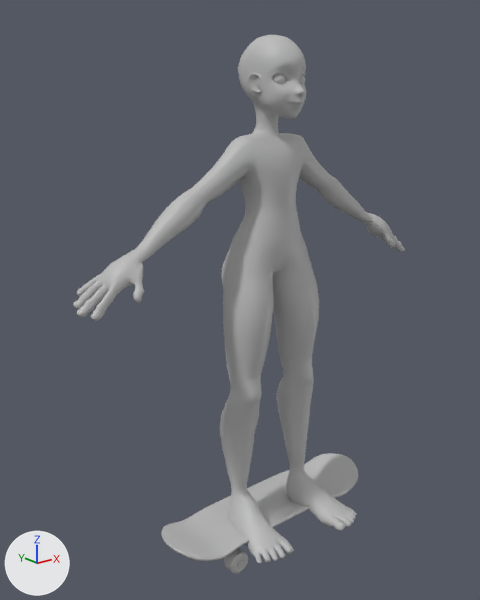
The FBX model Assets/Models/Character/Character.fbx, before and after one commit.
Both versions are drawn from a 50 mm lens placed at (-1.48, -1.682, 1.539), pointed at (-0.108, 0.034, 0.853). Lighting does not change. The marker at lower left points along +X, +Y and +Z. Where no turn or scale is listed for an object, it has been applied to the vertices.

Objects in the first picture: 'Skater', 'board_geo'.
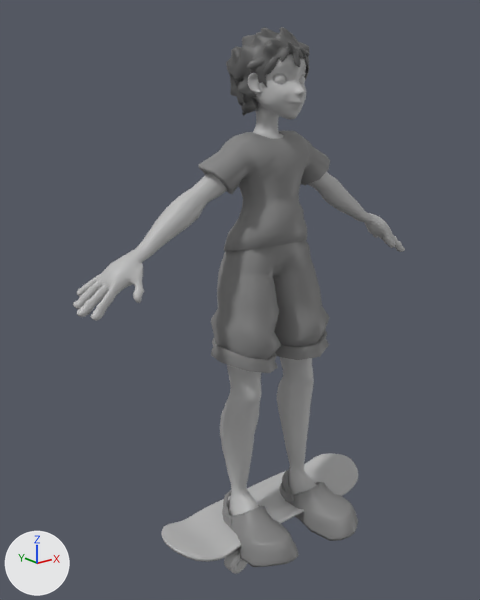
The change, as a diff of the scene's bpy script:
```diff
--- a/Assets/Models/Character/Character.fbx.py
+++ b/Assets/Models/Character/Character.fbx.py
@@ mat_accessories_02 @@
+mat_accessories_02 = principled_material('accessories_02')
+mat_accessories_02.base_color = (0.226, 0.226, 0.226)  # grey #838383
@@ mat_accessories_01 @@
+mat_accessories_01 = principled_material('accessories_01')
+mat_accessories_01.base_color = (0.226, 0.226, 0.226)  # grey #838383
@@ mat_accessories_04 @@
+mat_accessories_04 = principled_material('accessories_04')
+mat_accessories_04.base_color = (0.111, 0.111, 0.111)  # dark grey #5e5e5e
@@ me_mesh_005 @@
+me_mesh_005.from_pydata(...)  # 828 vertices, 772 faces; spans x -0.236..0.252, y -0.312..0.097, z -0.047..0.105
+me_mesh_005.materials.append(mat_accessories_02)  # grey #838383
@@ me_mesh_004 @@
+me_mesh_004.from_pydata(...)  # 333 vertices, 312 faces; spans x -0.271..0.271, y -0.113..0.138, z 1.015..1.415
+me_mesh_004.materials.append(mat_accessories_01)  # grey #838383
@@ me_mesh_002 @@
+me_mesh_002.from_pydata(...)  # 1935 vertices, 1872 faces; spans x -0.126..0.123, y -0.133..0.17, z 1.462..1.732
+me_mesh_002.materials.append(mat_accessories_04)  # dark grey #5e5e5e
@@ me_mesh_003 @@
+me_mesh_003.from_pydata(...)  # 345 vertices, 326 faces; spans x -0.24..0.24, y -0.143..0.151, z 0.632..1.076
+me_mesh_003.materials.append(mat_accessories_02)  # grey #838383
@@ ob_crocs @@
+ob_crocs = bpy.data.objects.new('crocs', me_mesh_005)
+ob_crocs.location = (0.0, 0.0, 0.0)
@@ ob_tee @@
+ob_tee = bpy.data.objects.new('tee', me_mesh_004)
+ob_tee.location = (0.0, 0.0, 0.0)
@@ ob_shorthair @@
+ob_shorthair = bpy.data.objects.new('shorthair', me_mesh_002)
+ob_shorthair.location = (0.0, 0.0, 0.0)
@@ ob_shorts @@
+ob_shorts = bpy.data.objects.new('shorts', me_mesh_003)
+ob_shorts.location = (0.0, 0.0, 0.0)
```

What differs and where, as boxes (x1, y1, x2, y2) in the pictures (480 x 600 px):
'shorts', added: after (211, 240, 330, 373)
'tee', added: after (199, 131, 330, 251)
'crocs', added: after (222, 469, 358, 567)
'shorthair', added: after (226, 26, 310, 116)
